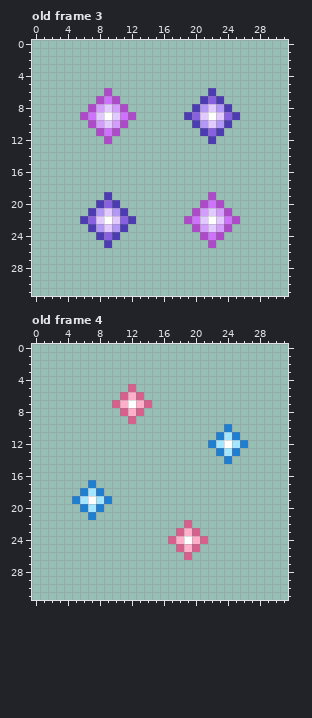
Two states of a pixel-art file, tileset-src/tileset-lexy-vfx-transmogrify.aseprite. The picture above was drawn from the file before the commit.
32x32 pixels, 4 frames. Shown: old frame 3, old frame 4. The commit also changed other frames, which this record leaves out.
And afterwards:
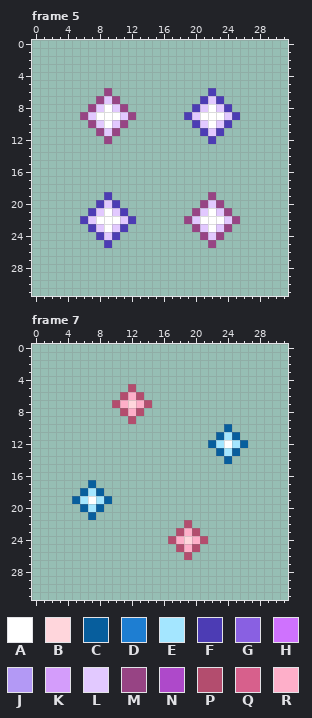
Palette (. is transparent): A #ffffff  B #ffd6dc  C #075e9d  D #1e7ed2  E #a4e6ff  F #4c3cb4  G #8960e2  H #cf72fe  J #b399f5  K #d49dfb  L #e2c9ff  M #974484  N #ae49ca  P #b34d6e  Q #d7608c  R #feafc9
A new or re-ordered frame is compared with the old frame closest to it.
Diff:
frames 4 -> 9
Changed rows in their new state; - is an unchanged pixel.
Frame 5 is new; against old frame 3:
first column x 6:
 6 ---M---------------
 7 --MLM-----------L--
 8 -MLALM---------LAL-
 9 MLA-ALM-------LA-AL
10 -MLALM---------LAL-
11 --MLM-----------L--
12 ---M---------------
first column x 7:
19 ---------------M---
20 --L-----------MLM--
21 -LAL---------MLALM-
22 LA-AL-------MLA-ALM
23 -LAL---------MLALM-
24 --L-----------MLM--
25 ---------------M---
Frame 7 is new; against old frame 4:
first column x 5:
 5 -------P--------------
 6 ------P-P-------------
 7 -----P-B-P------------
 8 ------P-P-------------
 9 -------P--------------
10 -------------------C--
11 ------------------C-C-
12 -----------------C---C
13 ------------------C-C-
14 -------------------C--
17 --C-------------------
18 -C-C------------------
19 C---C-----------------
20 -C-C------------------
21 --C-------------------
22 --------------P-------
23 -------------P-P------
24 ------------P-B-P-----
25 -------------P-P------
26 --------------P-------
Boxes around the changes in both pictures, in picture pixels (x1, y1, x2, y2):
changed: (80, 88, 136, 144)
changed: (192, 96, 232, 136)
changed: (184, 192, 240, 248)
changed: (88, 200, 128, 240)
changed: (112, 384, 152, 424)
changed: (208, 424, 248, 464)
changed: (72, 480, 112, 520)
changed: (168, 520, 208, 560)
